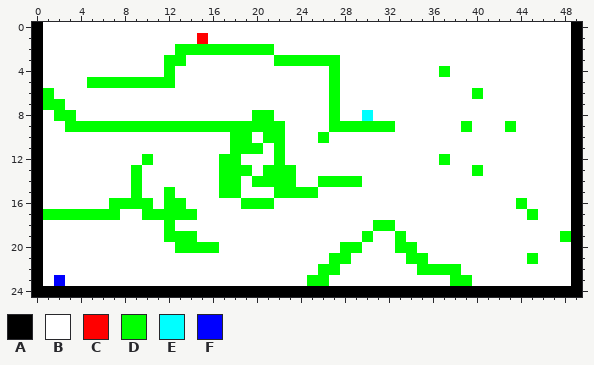
A pixel-art sprite gets an edit: states/uranus.png. This is how it looked before the edit.
The file is 50x25 pixels.
Palette (. is transparent): A #000000  B #ffffff  C #ff0000  D #00ff00  E #00ffff  F #0000ff
Pixels before, first column x 0:
 0 ABBBBBBBBBBBBBBBBBBBBBBBBBBBBBBBBBBBBBBBBBBBBBBBBA
 1 ABBBBBBBBBBBBBBCBBBBBBBBBBBBBBBBBBBBBBBBBBBBBBBBBA
 2 ABBBBBBBBBBBBDDDDDDDDDBBBBBBBBBBBBBBBBBBBBBBBBBBBA
 3 ABBBBBBBBBBBDDBBBBBBBBDDDDDDBBBBBBBBBBBBBBBBBBBBBA
 4 ABBBBBBBBBBBDBBBBBBBBBBBBBBDBBBBBBBBBDBBBBBBBBBBBA
 5 ABBBBDDDDDDDDBBBBBBBBBBBBBBDBBBBBBBBBBBBBBBBBBBBBA
 6 ADBBBBBBBBBBBBBBBBBBBBBBBBBDBBBBBBBBBBBBDBBBBBBBBA
 7 ADDBBBBBBBBBBBBBBBBBBBBBBBBDBBBBBBBBBBBBBBBBBBBBBA
 8 ABDDBBBBBBBBBBBBBBBBDDBBBBBDBBEBBBBBBBBBBBBBBBBBBA
 9 ABBDDDDDDDDDDDDDDDDDDDDBBBBDDDDDDBBBBBBDBBBDBBBBBA
10 ABBBBBBBBBBBBBBBBBDDBDDBBBDBBBBBBBBBBBBBBBBBBBBBBA
11 ABBBBBBBBBBBBBBBBBDDDBDBBBBBBBBBBBBBBBBBBBBBBBBBBA
12 ABBBBBBBBBDBBBBBBDDBBBDBBBBBBBBBBBBBBDBBBBBBBBBBBA
13 ABBBBBBBBDBBBBBBBDDDBDDDBBBBBBBBBBBBBBBBDBBBBBBBBA
14 ABBBBBBBBDBBBBBBBDDBDDDDBBDDDDBBBBBBBBBBBBBBBBBBBA
15 ABBBBBBBBDBBDBBBBDDBBBDDDDBBBBBBBBBBBBBBBBBBBBBBBA
16 ABBBBBBDDDDBDDBBBBBDDDBBBBBBBBBBBBBBBBBBBBBBDBBBBA
17 ADDDDDDDBBDDDDDBBBBBBBBBBBBBBBBBBBBBBBBBBBBBBDBBBA
18 ABBBBBBBBBBBDBBBBBBBBBBBBBBBBBBDDBBBBBBBBBBBBBBBBA
19 ABBBBBBBBBBBDDDBBBBBBBBBBBBBBBDBBDBBBBBBBBBBBBBBDA
20 ABBBBBBBBBBBBDDDDBBBBBBBBBBBDDBBBDDBBBBBBBBBBBBBBA
21 ABBBBBBBBBBBBBBBBBBBBBBBBBBDDBBBBBDDBBBBBBBBBDBBBA
22 ABBBBBBBBBBBBBBBBBBBBBBBBBDDBBBBBBBDDDDBBBBBBBBBBA
23 ABFBBBBBBBBBBBBBBBBBBBBBBDDBBBBBBBBBBBDDBBBBBBBBBA
24 AAAAAAAAAAAAAAAAAAAAAAAAAAAAAAAAAAAAAAAAAAAAAAAAAA
Once edited:
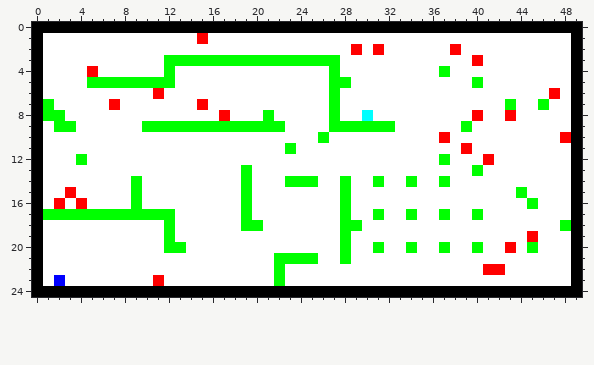
Edits made:
Colour B gives way to colour A in row 0 at x 1 to 48.
Colour D gives way to colour B in row 2 at x 13 to 21; in row 6 at x 1 and 40; in row 7 at x 2; in row 8 at x 3 and 20; in row 9 at x 4 to 9 and 43; in row 10 at x 18 to 19 and 21 to 22.
Colour D gives way to colour B in row 11 at x 18 to 20 and 22; in row 12 at x 10, 17 to 18 and 22; in row 13 at x 9, 17 to 18 and 21 to 23; in row 14 at x 17 to 18, 20 to 22, 26 to 27 and 29; in row 15 at x 12, 17 to 18 and 22 to 25; in row 16 at x 7 to 8, 10, 12 to 13, 20 to 21 and 44.
Colour D gives way to colour B in row 17 at x 13 to 14 and 45; in row 18 at x 31 to 32; in row 19 at x 13 to 14, 30, 33 and 48; in row 20 at x 14 to 16, 29 and 33; in row 21 at x 27, 34 to 35 and 45; in row 22 at x 26 to 27 and 35 to 38.
Colour D gives way to colour B in row 23 at x 25 to 26 and 38 to 39.
Colour B gives way to colour C in row 2 at x 29, 31 and 38; in row 3 at x 40; in row 4 at x 5; in row 6 at x 11 and 47; in row 7 at x 7 and 15; in row 8 at x 17, 40 and 43.
Colour B gives way to colour C in row 10 at x 37 and 48; in row 11 at x 39; in row 12 at x 41; in row 15 at x 3; in row 16 at x 2 and 4; in row 19 at x 45.
Colour B gives way to colour C in row 20 at x 43; in row 22 at x 41 to 42; in row 23 at x 11.
Colour B gives way to colour D in row 3 at x 14 to 21; in row 5 at x 28 and 40; in row 7 at x 43 and 46; in row 8 at x 1; in row 9 at x 2; in row 11 at x 23.
Colour B gives way to colour D in row 12 at x 4; in row 14 at x 19, 24 to 25, 31, 34 and 37; in row 15 at x 19, 28 and 44; in row 16 at x 28 and 45; in row 17 at x 8 to 9, 19, 28, 31, 34, 37 and 40; in row 18 at x 19 to 20, 28 to 29 and 48.
Colour B gives way to colour D in row 19 at x 28; in row 20 at x 12, 31, 37, 40 and 45; in row 21 at x 22 to 25; in rows 22 to 23 at x 22.
Pixel boxes of the changes (left, top, right, bottom) in both pictures:
changed: (43, 22, 571, 286)
